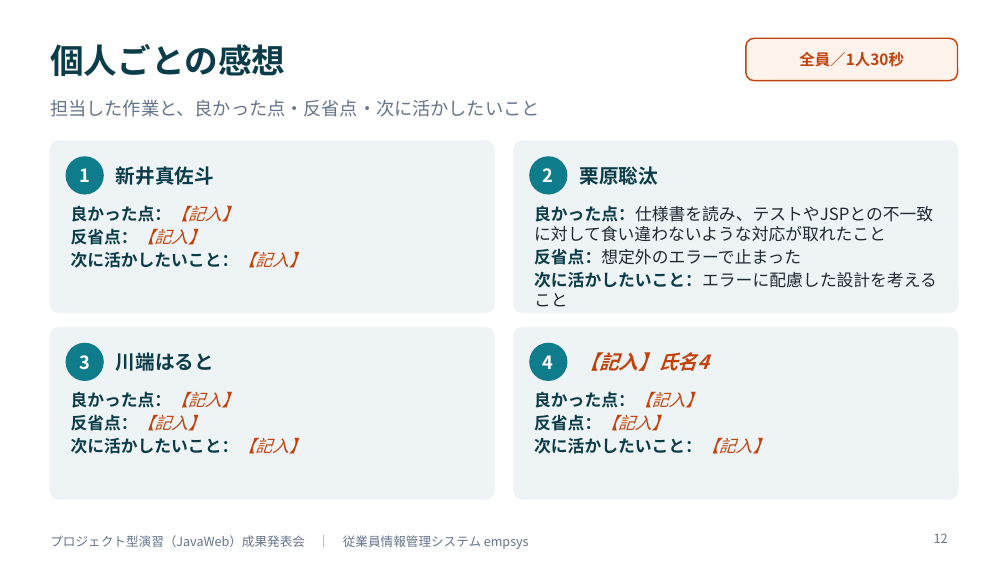
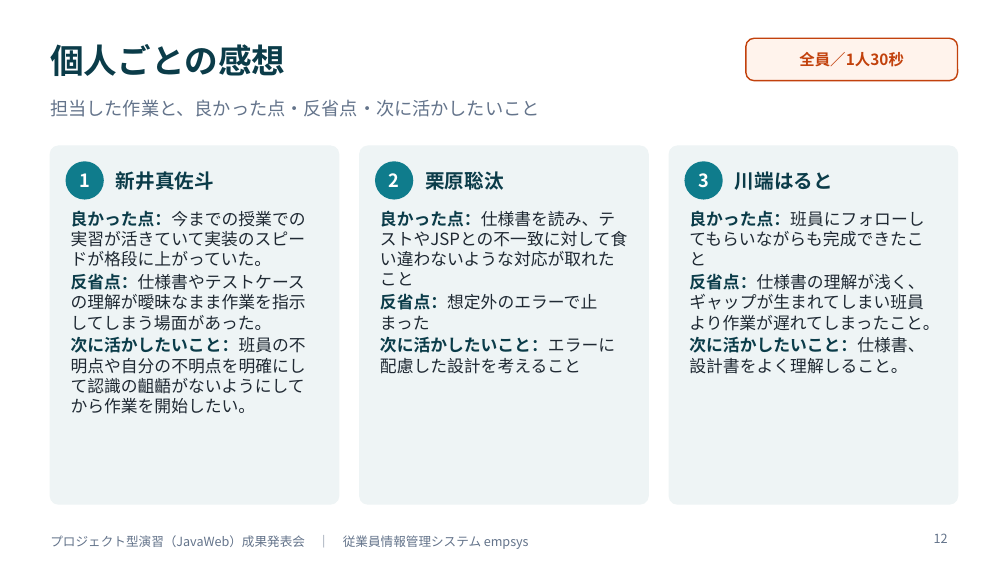
Before and after one commit to amasato1221/web_-application, a slide deck: slide 12 of 成果発表会資料_テンプレート.pptx. Drawn at 1008x567 pixels with LibreOffice and Linux fonts; fonts in the diff are those of the drawing. Boxes give left, top, right and bottom in pixels: in the first picture for what was removed or moved away, otherwise in the second. Text is boxed around its words. In the diff, an @@ line names an element or a change of style, - is before the commit and + after.

```diff
--- a/成果発表会資料_テンプレート.pptx
+++ b/成果発表会資料_テンプレート.pptx
@@ rounded rectangle: place and size @@
-rounded rectangle at bbox=[50, 141, 494, 312]
+rounded rectangle at bbox=[50, 146, 339, 504]
@@ rounded rectangle: place and size @@
-rounded rectangle at bbox=[514, 141, 958, 312]
+rounded rectangle at bbox=[360, 146, 648, 504]
@@ proportions changed in 3 elements at bbox=[50, 146, 339, 504], bbox=[360, 146, 648, 504], bbox=[669, 146, 958, 504] @@
@@ rounded rectangle: place and size @@
-rounded rectangle at bbox=[50, 328, 494, 499]
+rounded rectangle at bbox=[669, 146, 958, 504]
@@ ellipse "1": place and size @@
-ellipse "1" at bbox=[66, 156, 104, 195]
+ellipse "1" at bbox=[66, 161, 104, 200]
@@ text "新井真佐斗": place and size @@
-text "新井真佐斗" at bbox=[116, 166, 214, 185]
+text "新井真佐斗" at bbox=[116, 171, 214, 190]
@@ ellipse "2": place and size @@
-ellipse "2" at bbox=[529, 156, 568, 195]
+ellipse "2" at bbox=[375, 161, 413, 200]
@@ text "栗原聡汰": place and size @@
-text "栗原聡汰" at bbox=[580, 166, 658, 185]
+text "栗原聡汰" at bbox=[425, 171, 503, 190]
@@ ellipse "3": place and size @@
-ellipse "3" at bbox=[66, 343, 104, 381]
+ellipse "3" at bbox=[684, 161, 723, 200]
@@ text "川端はると": place and size @@
-text "川端はると" at bbox=[116, 352, 214, 371]
+text "川端はると" at bbox=[735, 171, 833, 190]
@@ text "良かった点：仕様書を読み、テストやJSPとの不一致に対して食い違わないような対応が取れたこと" rewrapped from bbox=[534, 205, 937, 307] to bbox=[380, 210, 627, 374] @@
@@ text at bbox=[71, 210, 306, 414]: text changed; text colour #0B3C49 to #1F2933; bold off @@
-• 良かった点：【記入】
-• 反省点：【記入】
-• 次に活かしたいこと：【記入】
+• 良かった点：今までの授業での実習が活きていて実装のスピードが格段に上がっていた。
+• 反省点：仕様書やテストケースの理解が曖昧なまま作業を指示してしまう場面があった。
+• 次に活かしたいこと：班員の不明点や自分の不明点を明確にして認識の齟齬がないようにしてから作業を開始したい。
@@ text at bbox=[689, 210, 939, 374]: text changed; text colour #0B3C49 to #1F2933; bold off @@
-• 良かった点：【記入】
-• 反省点：【記入】
-• 次に活かしたいこと：【記入】
+• 良かった点：班員にフォローしてもらいながらも完成できたこと
+• 反省点：仕様書の理解が浅く、ギャップが生まれてしまい班員より作業が遅れてしまったこと。
+• 次に活かしたいこと：仕様書、設計書をよく理解しること。
@@ rounded rectangle removed at bbox=[514, 328, 958, 499] @@
@@ ellipse removed at bbox=[529, 343, 568, 381] @@
-4
@@ text removed at bbox=[580, 352, 710, 371] @@
-【記入】氏名4
@@ text removed at bbox=[534, 391, 769, 454] @@
-• 良かった点：【記入】
-• 反省点：【記入】
-• 次に活かしたいこと：【記入】
```
Also in this commit, not shown: 13 other slides changed, 4 other files.
